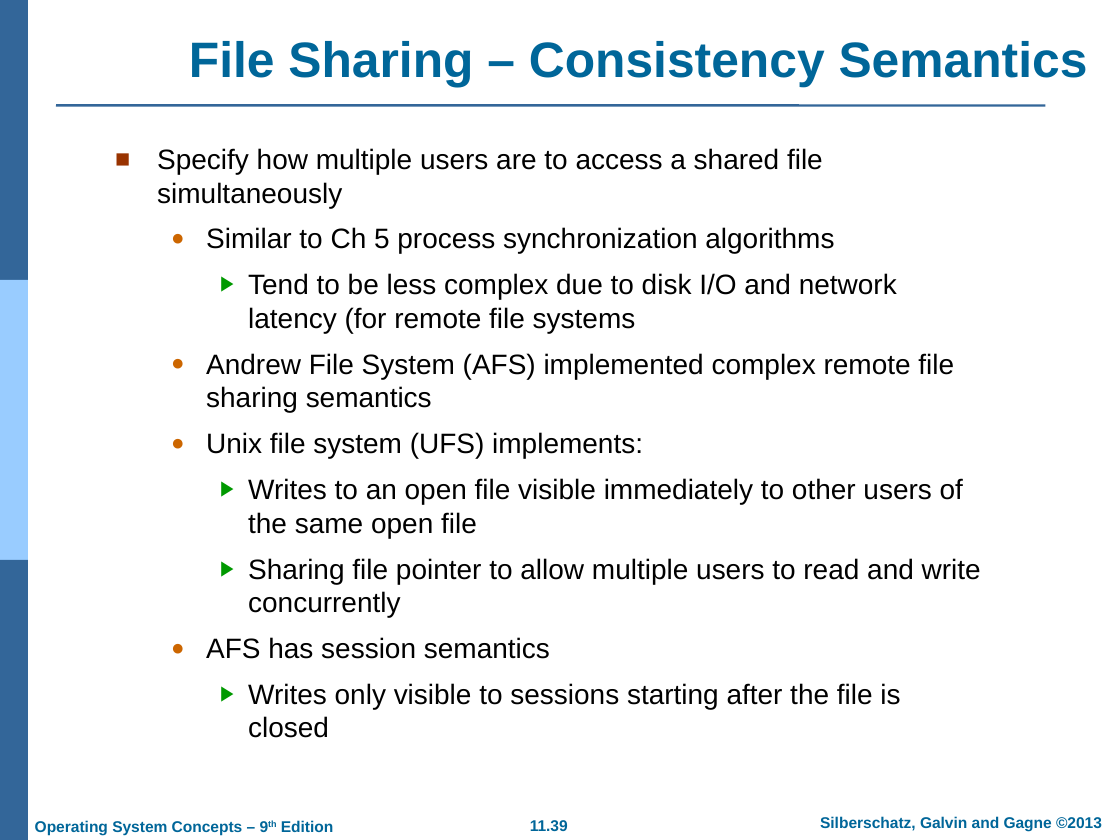
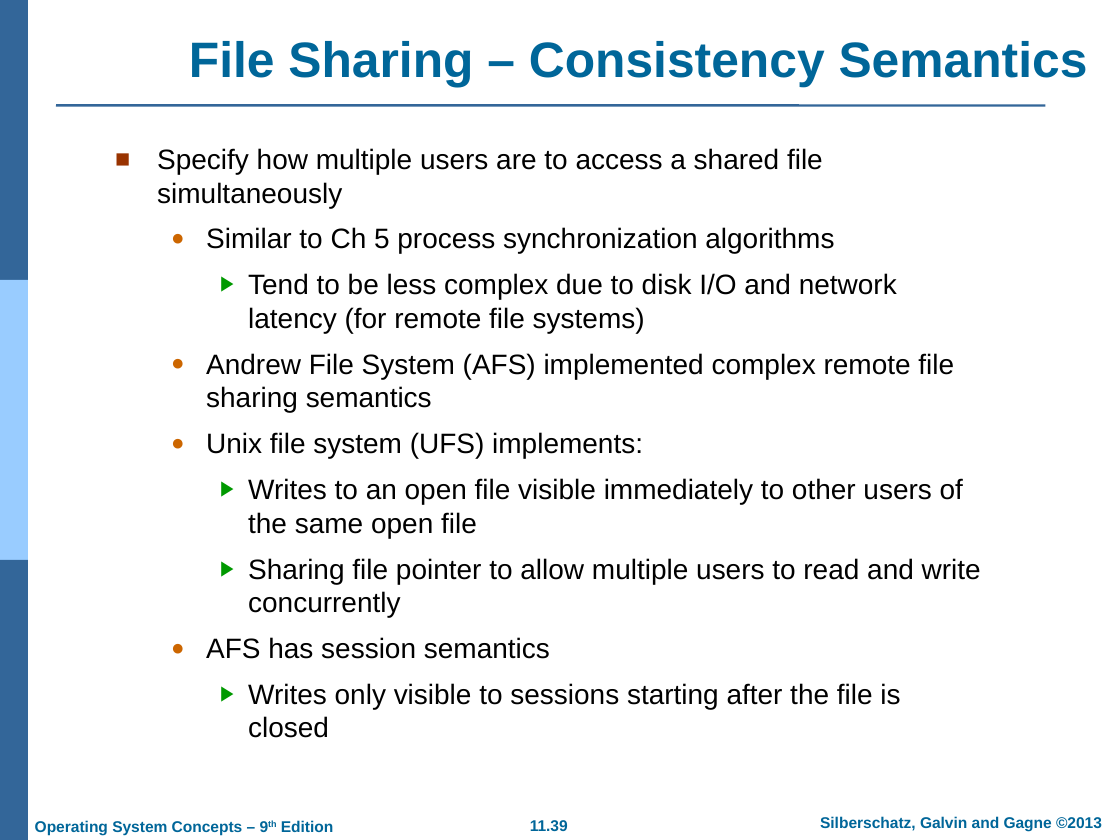
Before and after one commit to GeneralNitin/S4, a slide deck: slide 39 of S4/03. OS/PPTs/PPT-dir/11. File System Interface.ppt. Drawn at 1120x840 pixels with LibreOffice and Linux fonts; fonts in the diff are those of the drawing; background and template pictures are left out. Boxes give left, top, right and bottom in pixels: in the first picture for what was removed or moved away, otherwise in the second. Text is boxed around its words. In the diff, an @@ line names an element or a change of style, - is before the commit and + after.

```diff
--- a/S4/03. OS/PPTs/PPT-dir/11. File System Interface.ppt
+++ b/S4/03. OS/PPTs/PPT-dir/11. File System Interface.ppt
@@ text at (248,273,897,333): text changed @@
-    ▶ Tend to be less complex due to disk I/O and network latency (for remote file systems
+    ▶ Tend to be less complex due to disk I/O and network latency (for remote file systems)
```
Also in this commit, not shown: 4 other slides changed, 1 other file.
